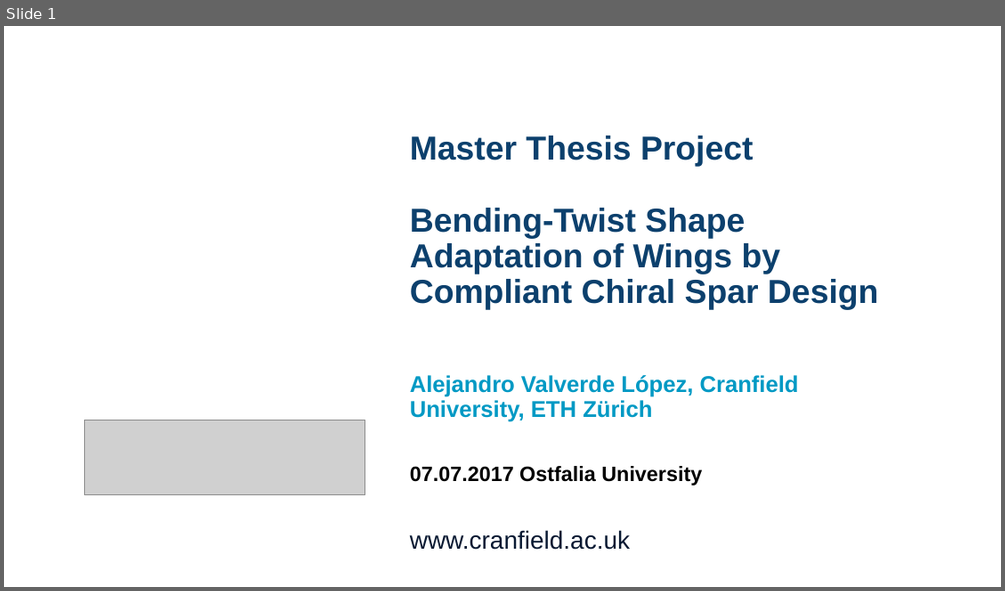
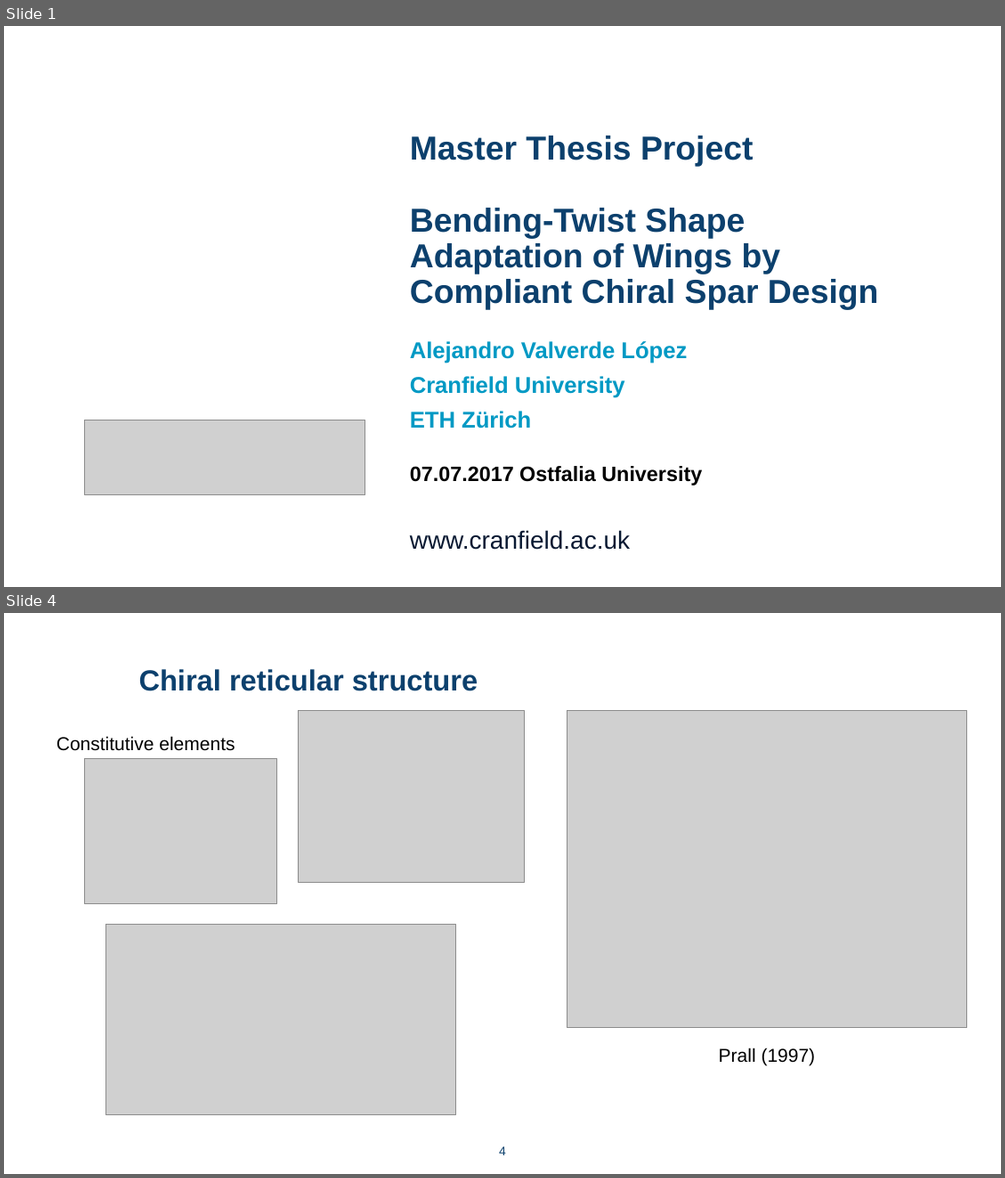
Before and after one commit to AlejandroValverde/presentation, a slide deck: Presentation_OstfaliaUni.pptx. Shown one above the other, each under a label of ours: slide 1 before the commit, slides 1 and 4 after it; the slides between them are not shown. The pictures are 1005x591 and 1005x1178 pixels, drawn with LibreOffice and Linux fonts; fonts in the diff are those of the drawing; grey boxes stand for pictures; background and template pictures are left out. Boxes give left, top, right and bottom in pixels: in the first picture for what was removed or moved away, otherwise in the second. Text is boxed around its words. In the diff, an @@ line names an element or a change of style, - is before the commit and + after.

```diff
--- a/Presentation_OstfaliaUni.pptx
+++ b/Presentation_OstfaliaUni.pptx
@@ slide 4 added at (x1=4, y1=613, x2=1001, y2=1174), background #FFFFFF @@
@@ text added at (x1=139, y1=669, x2=477, y2=691), 28 pt, text #0C406D, bold @@
+Chiral reticular structure
@@ picture added at (x1=298, y1=710, x2=525, y2=882) @@
@@ picture added at (x1=567, y1=710, x2=966, y2=1027) @@
@@ text added at (x1=57, y1=736, x2=235, y2=751), 18 pt, text #000000 @@
+Constitutive elements
@@ picture added at (x1=85, y1=759, x2=277, y2=904) @@
@@ picture added at (x1=105, y1=925, x2=455, y2=1114) @@
@@ text added at (x1=719, y1=1047, x2=816, y2=1065), 18 pt, text #000000 @@
+Prall (1997)
@@ page number added at (x1=499, y1=1146, x2=506, y2=1155), 12 pt, text #0C406D @@
+4
@@ slide 1 changed as well @@
@@ text at (x1=410, y1=341, x2=687, y2=428): text changed @@
-Alejandro Valverde López, Cranfield University, ETH Zürich
+Alejandro Valverde López
+Cranfield University
+ETH Zürich
```
Also in this commit, not shown: 9 other slides added, 1 slide removed, 5 other files.
